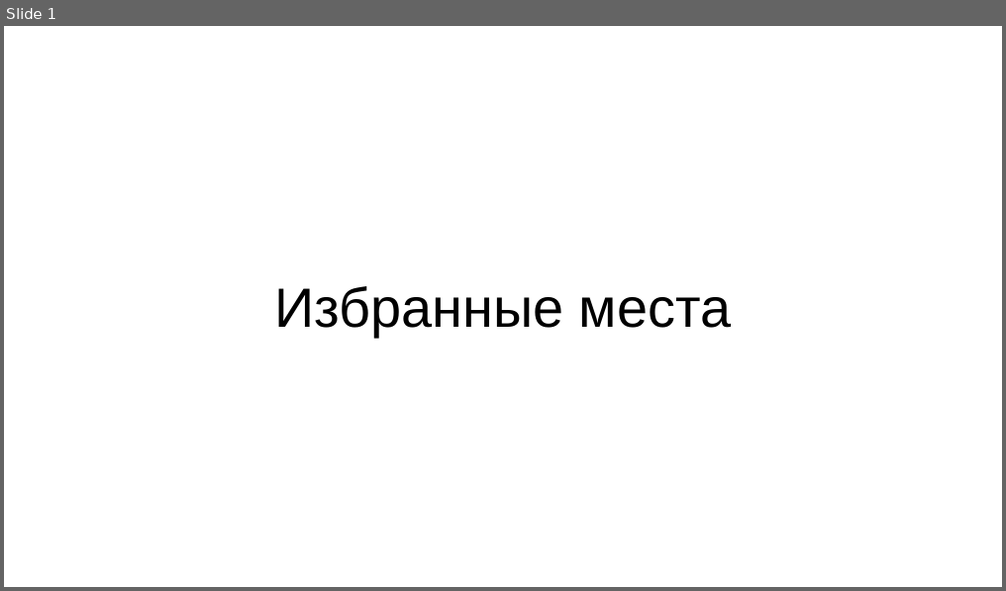
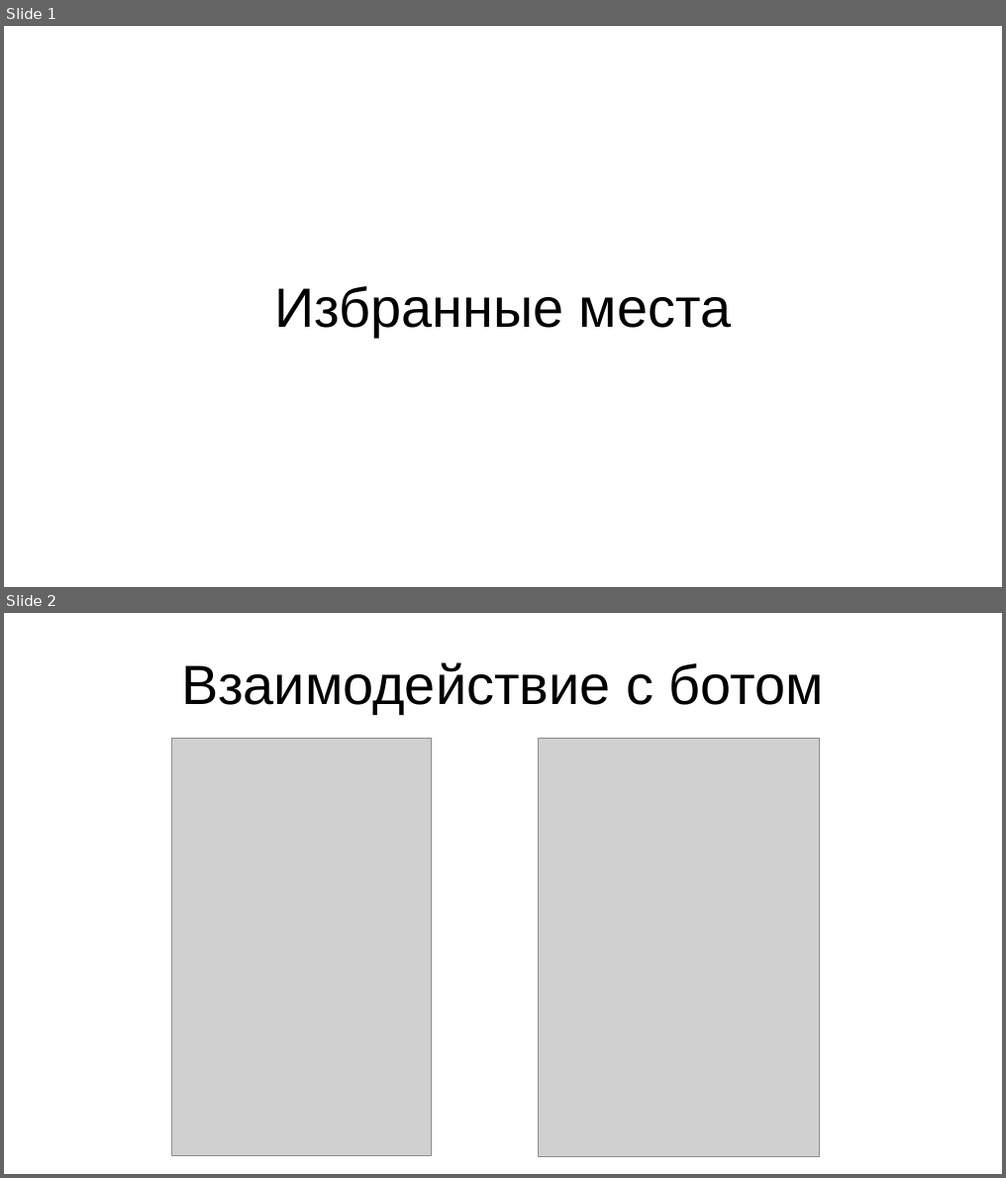
Before and after one commit to toadandahalf/Lyceum3, a slide deck: Бот презентация.odp. Shown one above the other, each under a label of ours: slide 1 before the commit, slides 1 and 2 after it. The pictures are 1006x591 and 1006x1178 pixels, drawn with LibreOffice and Linux fonts; fonts in the diff are those of the drawing; grey boxes stand for pictures. Boxes give left, top, right and bottom in pixels: in the first picture for what was removed or moved away, otherwise in the second. Text is boxed around its words. In the diff, an @@ line names an element or a change of style, - is before the commit and + after.

```diff
--- a/Бот презентация.odp
+++ b/Бот презентация.odp
@@ slide 2 added at [4, 613, 1002, 1174], background #FFFFFF @@
@@ title added at [181, 663, 824, 714], 44 pt, text #000000 @@
+Взаимодействие с ботом
@@ picture added at [172, 738, 433, 1157] @@
@@ picture added at [540, 738, 820, 1157] @@
```
Also in this commit, not shown: 1 other slide added, 1 other file.
